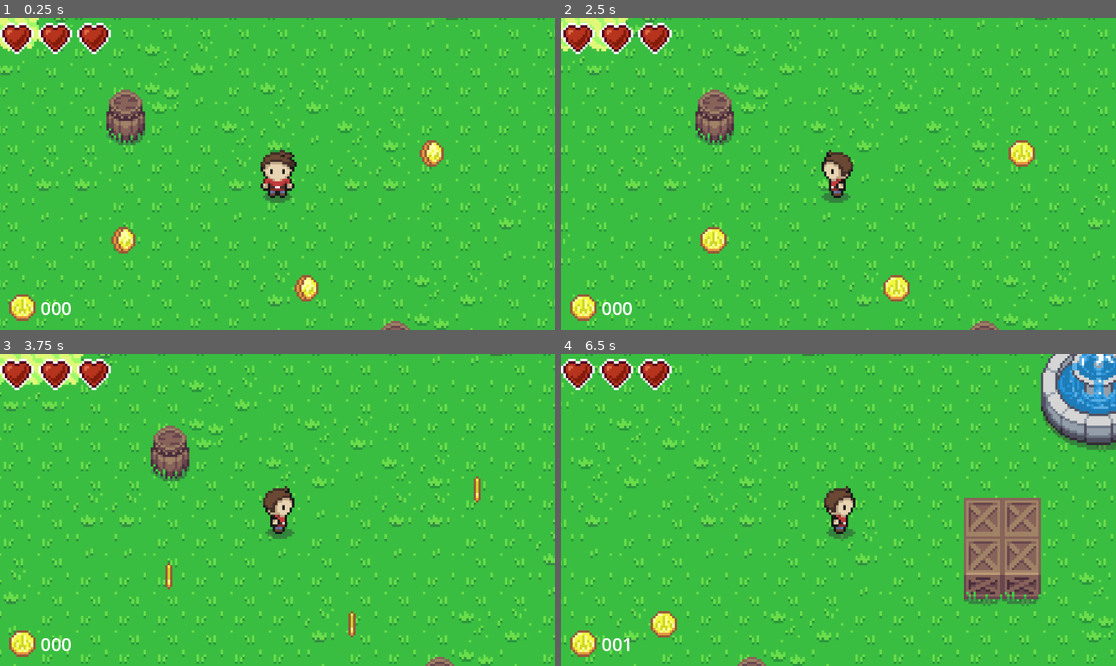
Above: before the commit, frames 1-4 (two rows, left to right).
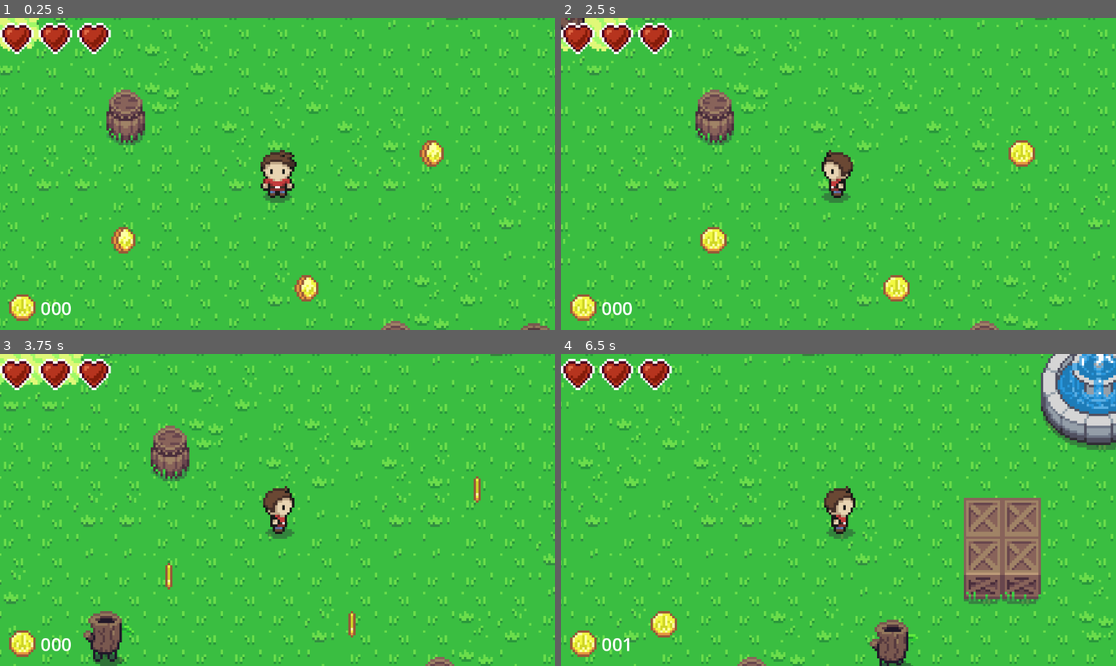
Above: after the commit, the same moments.

Repository: danielathome19/Game-Design-I
Game: Godot game, scene res://td_world_1.tscn
The game is run twice, just before and just after one commit, with the same random seed, the same clock (stepped at 60 frames per second) and the same inputs. The project has no main scene, so this scene is started directly.
Inputs (mouse positions are in pixels of both pictures, inside the frame that each line leads up to):
- Up to frame 1 (0.25 s): no input
- Up to frame 2 (2.5 s): tap Enter (ui_accept) at 0.5, 0.77 s; move the mouse to (960, 158) at 0.52 s; hold Right (ui_right) 0.53-1.25 s; tap I (zoom_cam_in) at 0.6, 2.1 s; click (960, 158) at 0.67 s; drag from (727, 189) to (916, 155) at 1.27 s; move the mouse to (894, 105) at 2.02 s; hold Left (ui_left) from 2.03 s (still down)
- Up to frame 3 (3.75 s): release Left (ui_left) at 2.75 s; drag from (249, 572) to (399, 625) at 2.77 s; move the mouse to (444, 556) at 3.52 s; hold Right (ui_right) from 3.53 s (still down); tap I (zoom_cam_in) at 3.6 s
- Up to frame 4 (6.5 s): tap Enter (ui_accept) at 3.77 s; release Right (ui_right) at 4.25 s; drag from (672, 463) to (838, 625) at 4.27 s; move the mouse to (866, 510) at 5.02 s; hold Right (ui_right) 5.03-5.75 s; tap I (zoom_cam_in) at 5.1 s; click (866, 510) at 5.17 s; drag from (755, 432) to (727, 525) at 5.77 s

The runs differ from the first frame. In frame 1, less than 0.1% of the frame differs, in the area x 93-100%, y 97-100%; in frame 2, 0.1%; in frame 3, 1.0%, in the area x 15-25%, y 82-100%; in frame 4, 0.8%.

Commit message:
Update 11/11

Diff:
--- a/td_enemy.gd
+++ b/td_enemy.gd
@@ -34,3 +34,78 @@
 	"walk_right",  # DR
 	"",
 ]
+
+var inertia = Vector2()
+var ai_timer_max = 0.5
+var ai_timer = ai_timer_max - randi() % 5
+var damage_lock = 0.0
+var animation_lock = 0.0
+var knockback = 128.0
+var vision_distance = 50.0
+var money_value = 5.0
+
+signal recovered
+
+@onready var rcR = $RayCast2DR
+@onready var rcM = $RayCast2DM
+@onready var rcL = $RayCast2DL
+@onready var anim_player = $AnimatedSprite2D
+
+func turn_toward_player_location(location: Vector2):
+	# TODO
+	pass
+
+func take_damage(dmg, attacker=null):
+	# TODO
+	if damage_lock == 0.0:
+		#AI_STATE = STATES.DAMAGED
+		HEALTH -= dmg
+		damage_lock = 0.2
+		animation_lock = 0.2
+		# TODO: damage shader
+		if HEALTH <= 0:
+			# TODO: drop item
+			# TODO: play death sound
+			queue_free()
+		else:
+			if attacker != null:
+				#await recovered
+				turn_toward_player_location(attacker.global_position)
+	pass
+
+func _physics_process(delta: float) -> void:
+	animation_lock = max(animation_lock - delta, 0.0)
+	damage_lock = max(damage_lock - delta, 0.0)
+	if int(AI_STATE) >= 1 and int(AI_STATE) <= 8:
+		var raydir = state_directions[int(AI_STATE)]
+		rcM.target_position = raydir * vision_distance
+		rcL.target_position = \
+			raydir.rotated(deg_to_rad(-45)).normalized() * vision_distance
+		rcR.target_position = \
+			raydir.rotated(deg_to_rad(+45)).normalized() * vision_distance
+	if animation_lock == 0.0:
+		# TODO: recover from damage
+		# TODO: damage player
+
+		ai_timer = clamp(ai_timer-delta, 0.0, ai_timer_max)
+		if ai_timer == 0.0:
+			if AI_STATE == STATES.IDLE:
+				var rnd_move = randi() % 4
+				AI_STATE = STATES.values()[rnd_move+1]
+			else:
+				AI_STATE = STATES.IDLE
+			ai_timer = ai_timer_max
+
+		var direction = state_directions[int(AI_STATE)]
+		velocity = direction * SPEED
+
+		var anim = state_animations[int(AI_STATE)]
+		if anim and not anim_player.is_playing():
+			anim_player.play(anim)
+		if AI_STATE == STATES.IDLE and anim_player.is_playing():
+			anim_player.stop()
+
+		velocity += inertia
+		move_and_slide()
+		inertia = inertia.move_toward(Vector2(), delta * 1000.0)
+	pass
--- a/td_world_1.tscn
+++ b/td_world_1.tscn
@@ -1,9 +1,10 @@
-[gd_scene load_steps=5 format=4 uid="uid://cn0cuu22seg34"]
+[gd_scene load_steps=6 format=4 uid="uid://cn0cuu22seg34"]
 
 [ext_resource type="TileSet" uid="uid://ef4mwn6soyui" path="res://assets/tilesets/td_world_1.tres" id="1_g4y6e"]
 [ext_resource type="PackedScene" uid="uid://b4p82m8j8jbld" path="res://td_player.tscn" id="2_nhcv8"]
 [ext_resource type="PackedScene" uid="uid://dq8wuwe8qgw3n" path="res://entities/items/mini_heart.tscn" id="3_2fnuw"]
 [ext_resource type="PackedScene" uid="uid://dtr4u627fv0om" path="res://entities/items/mini_coin.tscn" id="4_v5h3y"]
+[ext_resource type="PackedScene" uid="uid://l4cjgh0n7062" path="res://td_enemy.tscn" id="5_vd00p"]
 
 [node name="td_world1" type="Node2D"]
 
@@ -41,3 +42,18 @@
 
 [node name="mini_coin3" parent="." instance=ExtResource("4_v5h3y")]
 position = Vector2(-12, 152)
+
+[node name="td_enemy" parent="." instance=ExtResource("5_vd00p")]
+position = Vector2(217, 10)
+
+[node name="td_enemy2" parent="." instance=ExtResource("5_vd00p")]
+position = Vector2(-154, 4)
+
+[node name="td_enemy3" parent="." instance=ExtResource("5_vd00p")]
+position = Vector2(82, 159)
+
+[node name="td_enemy4" parent="." instance=ExtResource("5_vd00p")]
+position = Vector2(-146, 186)
+
+[node name="td_enemy5" parent="." instance=ExtResource("5_vd00p")]
+position = Vector2(62, -73)
